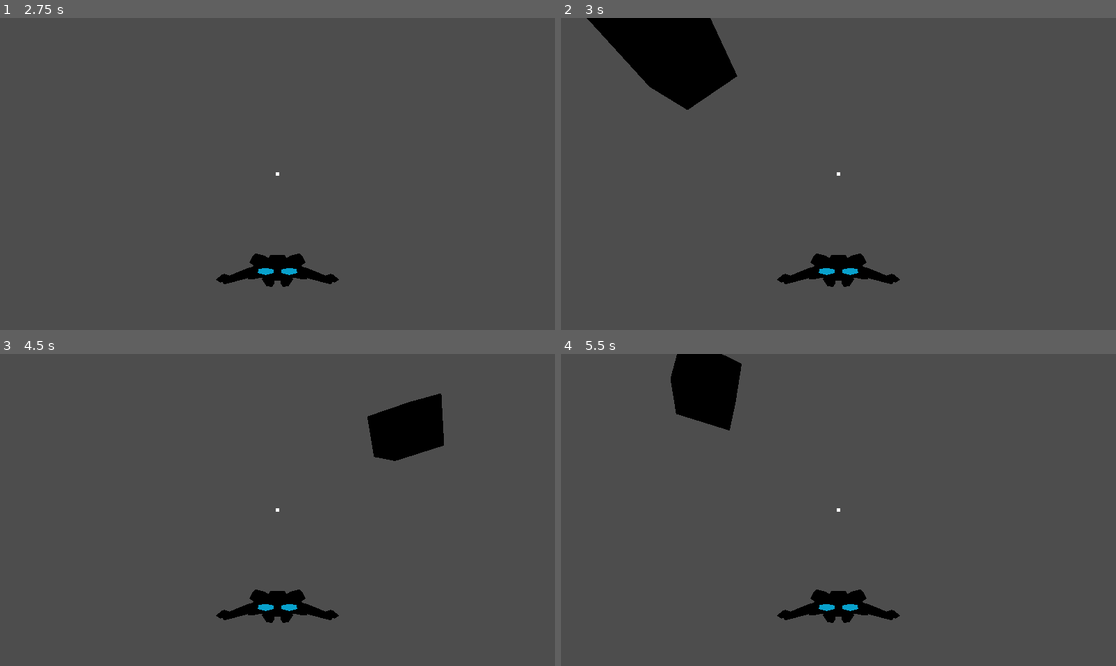
Above: before the commit, frames 1-4 (two rows, left to right).
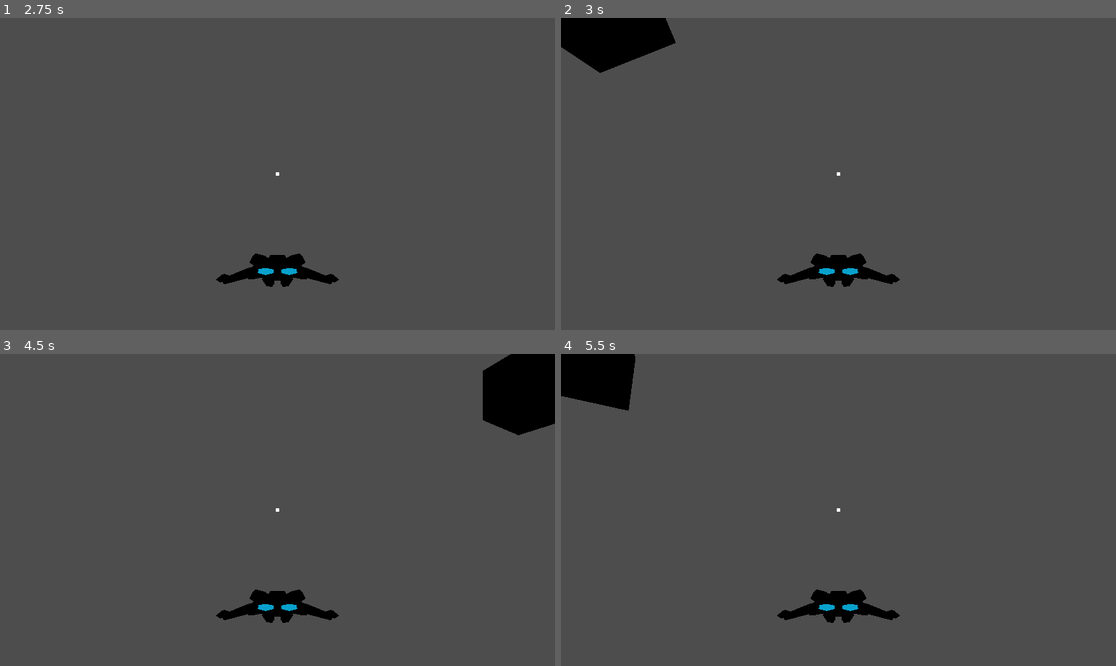
Above: after the commit, the same moments.

Repository: RyanRemer/ship_controller
Game: Godot game, scene res://main.tscn
Same seed, same stepped clock (60 frames per second), same inputs: the game is played once before the commit and once after it.
Inputs (mouse positions are in pixels of both pictures, inside the frame that each line leads up to):
- Up to frame 1 (2.75 s): tap Enter at 0.5 s; move the mouse to (399, 158) at 0.52 s; hold Right (ui_right) 0.53-1.28 s; tap Space at 1.25 s; move the mouse to (166, 189) at 1.27 s; hold Down (ui_down) 1.28-2.03 s; move the mouse to (333, 105) at 2.02 s; hold Right (ui_right) from 2.03 s (still down)
- Up to frame 2 (3 s): tap Enter at 2.75 s; move the mouse to (810, 236) at 2.77 s; release Right (ui_right) at 2.78 s; hold Up (ui_up) from 2.78 s (still down)
- Up to frame 3 (4.5 s): tap Space at 3.5 s; move the mouse to (444, 556) at 3.52 s; release Up (ui_up) at 3.53 s; hold Left (ui_left) from 3.53 s (still down); tap Enter at 4.25 s; move the mouse to (111, 463) at 4.27 s
- Up to frame 4 (5.5 s): tap Space at 5 s; move the mouse to (866, 510) at 5.02 s; release Left (ui_left) at 5.03 s; hold Down (ui_down) from 5.03 s (still down)

Frame 1 is identical in both runs. In frame 2, 4.5% of the frame differs, in the area x 0-32%, y 0-30%; in frame 3, 5.1%, in the area x 66-100%, y 0-35%; in frame 4, 4.5%.

Commit message:
rotations are confusing

Diff:
--- a/player_v3.gd
+++ b/player_v3.gd
@@ -9,9 +9,13 @@
 		# modify accumulated mouse rotation
 		rot_x += event.relative.x * -0.01
 		rot_y += event.relative.y * 0.01
+
+		var relative_up = transform.basis.y;
+		print(relative_up);
+
 		transform.basis = Basis() # reset rotation
-		rotate_object_local(Vector3(0, 1, 0), rot_x) # first rotate in Y
-		rotate_object_local(Vector3(1, 0, 0), rot_y) # then rotate in X
+		rotate(relative_up, rot_x) # first rotate in Y
+		rotate(Vector3(1, 0, 0), rot_y) # then rotate in X
 
 func _process(delta):
 	var input_thrust = Input.get_axis("ui_down", "ui_up");
